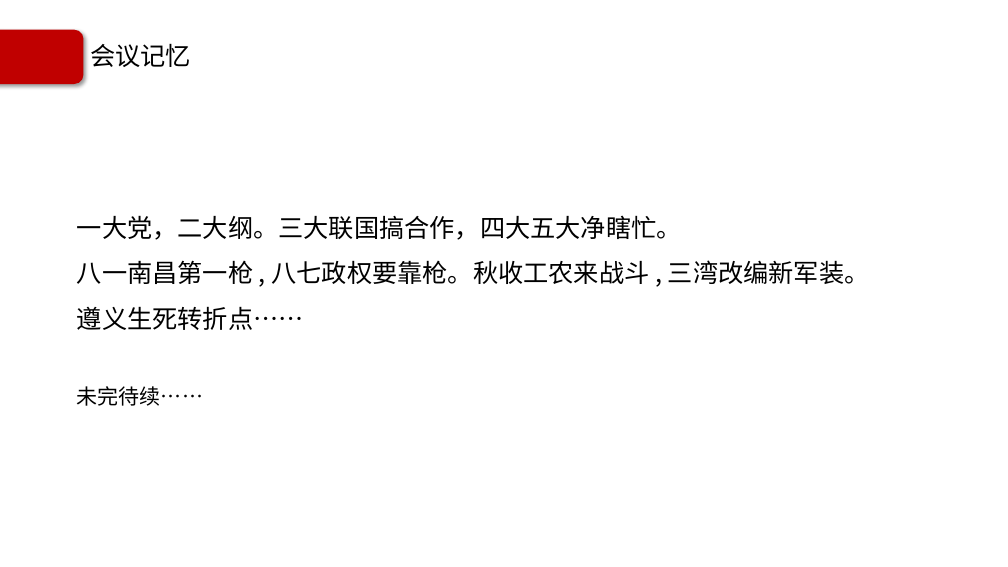
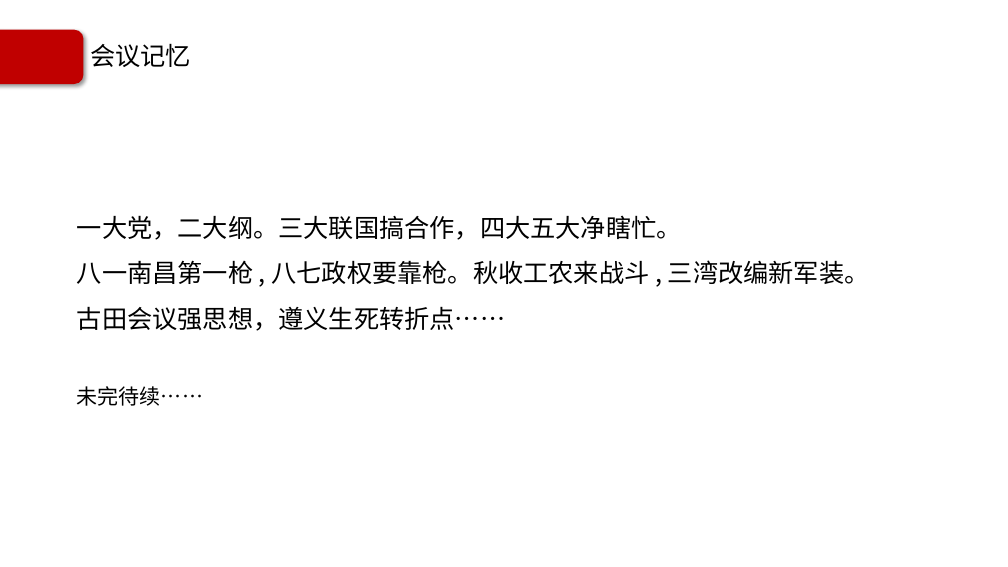
Before and after one commit to Call-me-zhy/tangtang, a slide deck: slide 96 of 5 中国近现代史纲要/课件/中国近现代史纲要精讲5.pptx (slide 90 before the commit). Drawn at 1008x567 pixels with LibreOffice and Linux fonts; fonts in the diff are those of the drawing; background and template pictures are left out. Boxes give left, top, right and bottom in pixels: in the first picture for what was removed or moved away, otherwise in the second. Text is boxed around its words. In the diff, an @@ line names an element or a change of style, - is before the commit and + after.

```diff
--- a/5 中国近现代史纲要/课件/中国近现代史纲要精讲5.pptx
+++ b/5 中国近现代史纲要/课件/中国近现代史纲要精讲5.pptx
@@ text at (77, 306, 505, 331): text changed @@
-遵义生死转折点……
+古田会议强思想，遵义生死转折点……
```
Also in this commit, not shown: 15 other slides changed, 6 slides added, 8 other files.
